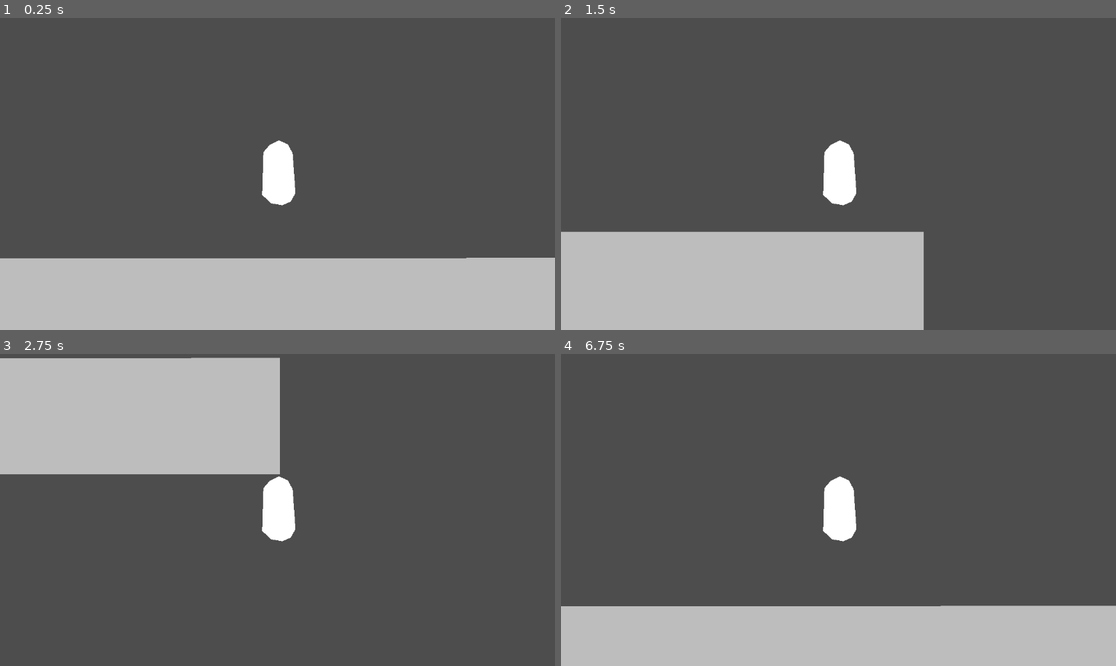
Above: before the commit, frames 1-4 (two rows, left to right).
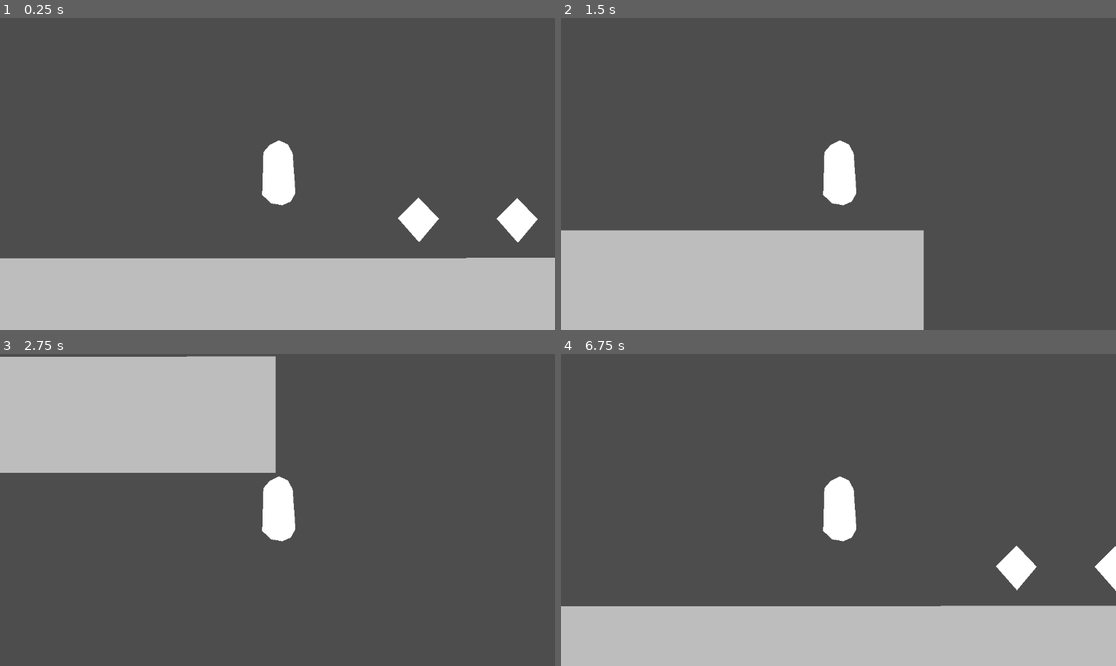
Above: after the commit, the same moments.

Repository: sudoVertex/SMR2.0
Game: Godot game, scene res://Scenes/main.tscn
Two runs of this game, one before a commit and one after it. Both use one fixed random seed, a clock stepped at 60 frames per second and the inputs below.
Inputs:
- Up to frame 1 (0.25 s): no input
- Up to frame 2 (1.5 s): hold D (Right) from 0.53 s (still down); tap W (Jump) at 0.6, 0.77, 1.07, 1.35 s
- Up to frame 3 (2.75 s): tap W (Jump) at 1.52, 1.82, 2.1 s; release D (Right) at 2.03 s; hold A (Left) from 2.03 s (still down)
- Up to frame 4 (6.75 s): release A (Left) at 2.78 s; hold D (Right) 2.78-4.28 s; tap W (Jump) at 2.85, 3.02, 3.32, 3.6, 3.77, 4.07, 4.35, 4.52, 4.82, 5.1, 5.85, 6.02, 6.32, 6.6 s; tap Enter at 3.5, 5, 6.5 s; tap Space at 4.25, 5.75 s; hold A (Left) 4.28-5.03 s; hold D (Right) 5.03-5.78 s; hold A (Left) from 5.78 s (still down)

The runs differ from the first frame. In frame 1, 1.1% of the frame differs, in the area x 71-97%, y 57-72%; in frame 2, 0.4%; in frame 3, 0.8%; in frame 4, 0.8%.

Commit message:
Added full coin functionality, a Game manager autoload script, maade killzone logic safer with a player group and fixed audio bug

Diff:
--- a/Scenes/bgm.tscn
+++ b/Scenes/bgm.tscn
@@ -2,7 +2,7 @@
 
 [ext_resource type="AudioStream" uid="uid://dqmblvh1yr41a" path="res://Assets/Sound/SuperMario64MainTheme.mp3" id="1_2kasm"]
 
-[node name="BGM" type="AudioStreamPlayer2D"]
+[node name="BGM" type="AudioStreamPlayer"]
 stream = ExtResource("1_2kasm")
 autoplay = true
 bus = &"Music"
--- /dev/null
+++ b/Scenes/coin.tscn
@@ -0,0 +1,91 @@
+[gd_scene load_steps=7 format=3 uid="uid://77ae73nyahv3"]
+
+[ext_resource type="Script" uid="uid://0h47gkn2cj3o" path="res://Scripts/coin.gd" id="1_2qo34"]
+[ext_resource type="AudioStream" uid="uid://wwabwfl0xnmp" path="res://Assets/Sound/MarioCoinSound.mp3" id="2_jgi06"]
+
+[sub_resource type="CircleShape2D" id="CircleShape2D_sgwqp"]
+radius = 43.046486
+
+[sub_resource type="Animation" id="Animation_g537i"]
+resource_name = "Coin"
+tracks/0/type = "value"
+tracks/0/imported = false
+tracks/0/enabled = true
+tracks/0/path = NodePath("AudioStreamPlayer:playing")
+tracks/0/interp = 1
+tracks/0/loop_wrap = true
+tracks/0/keys = {
+"times": PackedFloat32Array(0),
+"transitions": PackedFloat32Array(1),
+"update": 1,
+"values": [true]
+}
+tracks/1/type = "method"
+tracks/1/imported = false
+tracks/1/enabled = false
+tracks/1/path = NodePath(".")
+tracks/1/interp = 1
+tracks/1/loop_wrap = true
+tracks/1/keys = {
+"times": PackedFloat32Array(0.96666664),
+"transitions": PackedFloat32Array(1),
+"values": [{
+"args": [],
+"method": &"queue_free"
+}]
+}
+tracks/2/type = "method"
+tracks/2/imported = false
+tracks/2/enabled = true
+tracks/2/path = NodePath(".")
+tracks/2/interp = 1
+tracks/2/loop_wrap = true
+tracks/2/keys = {
+"times": PackedFloat32Array(0.03333334),
+"transitions": PackedFloat32Array(1),
+"values": [{
+"args": [],
+"method": &"remove_visibility"
+}]
+}
+
+[sub_resource type="Animation" id="Animation_h2p6v"]
+length = 0.001
+tracks/0/type = "value"
+tracks/0/imported = false
+tracks/0/enabled = true
+tracks/0/path = NodePath("AudioStreamPlayer:playing")
+tracks/0/interp = 1
+tracks/0/loop_wrap = true
+tracks/0/keys = {
+"times": PackedFloat32Array(0),
+"transitions": PackedFloat32Array(1),
+"update": 1,
+"values": [false]
+}
+
+[sub_resource type="AnimationLibrary" id="AnimationLibrary_ffmqm"]
+_data = {
+&"Coin": SubResource("Animation_g537i"),
+&"RESET": SubResource("Animation_h2p6v")
+}
+
+[node name="Coin" type="Area2D"]
+script = ExtResource("1_2qo34")
+
+[node name="Polygon2D" type="Polygon2D" parent="."]
+polygon = PackedVector2Array(0, -45, -43, -2, 1, 48, 42, -1)
+uv = PackedVector2Array(-132, -62, -178, -29, -134, 11, -93, -25)
+
+[node name="CollisionShape2D" type="CollisionShape2D" parent="."]
+shape = SubResource("CircleShape2D_sgwqp")
+
+[node name="AudioStreamPlayer" type="AudioStreamPlayer" parent="."]
+stream = ExtResource("2_jgi06")
+
+[node name="AnimationPlayer" type="AnimationPlayer" parent="."]
+libraries = {
+&"": SubResource("AnimationLibrary_ffmqm")
+}
+
+[connection signal="body_entered" from="." to="." method="_on_body_entered"]
--- a/Scenes/kill_zone.tscn
+++ b/Scenes/kill_zone.tscn
@@ -6,7 +6,7 @@
 [node name="KillZone" type="Area2D"]
 script = ExtResource("1_d6013")
 
-[node name="DeathSound" type="AudioStreamPlayer2D" parent="."]
+[node name="DeathSound" type="AudioStreamPlayer" parent="."]
 process_mode = 3
 stream = ExtResource("2_byrjq")
 bus = &"SFX"
--- a/Scenes/main.tscn
+++ b/Scenes/main.tscn
@@ -1,12 +1,13 @@
-[gd_scene load_steps=5 format=3 uid="uid://dmc1svqn6i1nt"]
+[gd_scene load_steps=6 format=3 uid="uid://dmc1svqn6i1nt"]
 
 [ext_resource type="PackedScene" uid="uid://d2xk517xfoakm" path="res://Scenes/kill_zone.tscn" id="1_bo1nx"]
 [ext_resource type="PackedScene" uid="uid://bxm8r2c1k1njb" path="res://Scenes/player.tscn" id="1_jjgbg"]
+[ext_resource type="PackedScene" uid="uid://77ae73nyahv3" path="res://Scenes/coin.tscn" id="3_8gbba"]
 
 [sub_resource type="WorldBoundaryShape2D" id="WorldBoundaryShape2D_8gbba"]
 
-[sub_resource type="RectangleShape2D" id="RectangleShape2D_0xm2m"]
-size = Vector2(1021, 143)
+[sub_resource type="RectangleShape2D" id="RectangleShape2D_bo1nx"]
+size = Vector2(1026.9731, 140.92154)
 
 [node name="Main" type="Node2D"]
 
@@ -34,5 +35,14 @@
 polygon = PackedVector2Array(102, 152, 1125, 151, 1125, 297, 99, 297)
 
 [node name="CollisionShape2D" type="CollisionShape2D" parent="StaticBody2D"]
-position = Vector2(-2.1962357, 1.9464455)
-shape = SubResource("RectangleShape2D_0xm2m")
+position = Vector2(0.6048279, 2.721672)
+shape = SubResource("RectangleShape2D_bo1nx")
+
+[node name="Coin" parent="." instance=ExtResource("3_8gbba")]
+position = Vector2(791, -24)
+
+[node name="Coin2" parent="." instance=ExtResource("3_8gbba")]
+position = Vector2(996, -23)
+
+[node name="Coin3" parent="." instance=ExtResource("3_8gbba")]
+position = Vector2(1155, -34)
--- a/Scenes/player.tscn
+++ b/Scenes/player.tscn
@@ -6,7 +6,7 @@
 [sub_resource type="RectangleShape2D" id="RectangleShape2D_sh265"]
 size = Vector2(127, 233)
 
-[node name="Player" type="CharacterBody2D" node_paths=PackedStringArray("JumpSFX")]
+[node name="Player" type="CharacterBody2D" node_paths=PackedStringArray("JumpSFX") groups=["Player"]]
 script = ExtResource("1_4flbx")
 JumpSFX = NodePath("JumpSFX")
 
--- /dev/null
+++ b/Scripts/GameManager.gd
@@ -0,0 +1,7 @@
+extends Node
+
+var coins_collected:int = 0
+
+func add_coins():
+	coins_collected += 1
+	print("coin collected")
--- /dev/null
+++ b/Scripts/coin.gd
@@ -0,0 +1,17 @@
+extends Area2D
+
+@onready var game_manager:Node = GameManager
+@onready var animation_player: AnimationPlayer = $AnimationPlayer
+@onready var collision_shape_2d: CollisionShape2D = $CollisionShape2D
+
+func _on_body_entered(body: Node2D) -> void:
+	if body.is_in_group("Player"):
+		game_manager.add_coins()
+		print("youve collected " +str(game_manager.coins_collected) + " coins")
+		animation_player.play("Coin")
+
+func remove_visibility():
+	collision_shape_2d.disabled = true
+	visible = false
+	await get_tree().create_timer(1.0, true).timeout
+	queue_free()
--- a/Scripts/kill_zone.gd
+++ b/Scripts/kill_zone.gd
@@ -1,19 +1,20 @@
 extends Area2D
 
-@onready var death_sound: AudioStreamPlayer2D = $DeathSound
+@onready var death_sound: AudioStreamPlayer = $DeathSound
 
-func _on_body_entered(_body: Node2D) -> void:
+func _on_body_entered(body: Node2D) -> void:
+	if body.is_in_group("Player"):
 
-	death_sound.play()
+		death_sound.play()
 
-	# Freeze the game
-	get_tree().paused = true
+		# Freeze the game
+		get_tree().paused = true
 
-	# Wait for a few seconds (timer, process_always)
-	await get_tree().create_timer(4.0, true).timeout
+		# Wait for a few seconds (timer, process_always)
+		await get_tree().create_timer(4.0, true).timeout
 
-	# Unpause before reloading
-	get_tree().paused = false
+		# Unpause before reloading
+		get_tree().paused = false
 
-	# Reload the scene
-	get_tree().reload_current_scene()
+		# Reload the scene
+		get_tree().reload_current_scene()
--- a/project.godot
+++ b/project.godot
@@ -18,6 +18,7 @@
 [autoload]
 
 BackgroundMusic="*res://Scenes/bgm.tscn"
+GameManager="*res://Scripts/GameManager.gd"
 
 [input]
 
Not shown, added: Assets/Sound/MarioCoinSound.mp3.import
Not shown, added: Scripts/GameManager.gd.uid
Not shown, added: Scripts/coin.gd.uid
Not shown, added: Assets/Sound/MarioCoinSound.mp3
